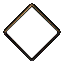
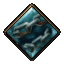
Revision of a layered 64×64 image; what changed, layer by layer:
added layer "Pasted Layer #5" above "purity" over [left=6, top=7, right=58, bottom=62]
